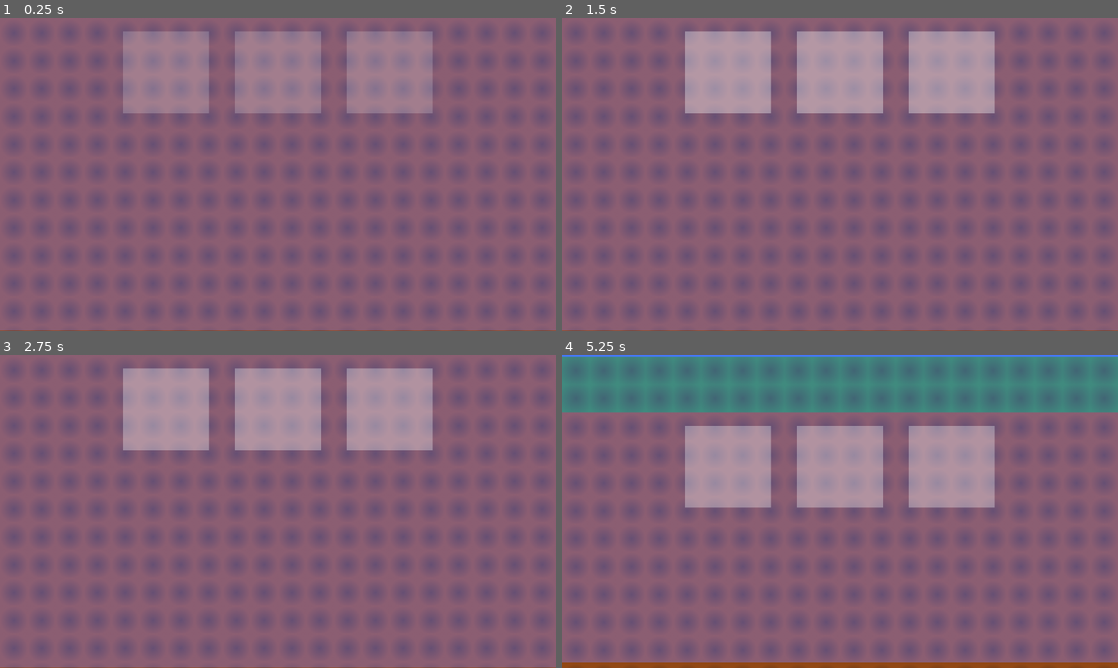
Above: before the commit, frames 1-4 (two rows, left to right).
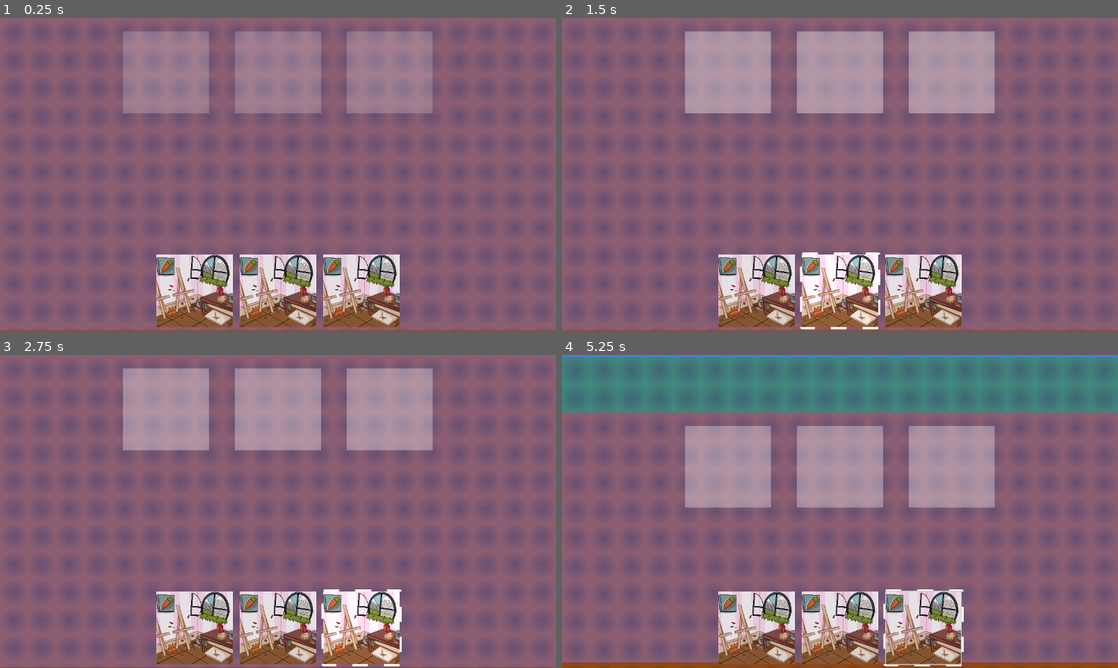
Above: after the commit, the same moments.

Repository: pauloBFalmeida/projetoProgramacaoAplicada
Game: Godot game, scene res://cenas/jogo/jogo.tscn
The game is run twice, just before and just after one commit, with the same random seed, the same clock (stepped at 60 frames per second) and the same inputs. This scene is started directly instead of the project's main scene.
Inputs (mouse positions are in pixels of both pictures, inside the frame that each line leads up to):
- Up to frame 1 (0.25 s): no input
- Up to frame 2 (1.5 s): click (756, 290) at 0.52 s; click (840, 290) at 1.27 s
- Up to frame 3 (2.75 s): click (361, 627) at 2.02 s
- Up to frame 4 (5.25 s): drag from (617, 408) to (840, 408) at 2.77 s; drag from (728, 408) to (951, 408) at 3.52 s; move the mouse to (840, 408) at 4.27 s; hold Up (ui_up) 4.28-5 s; click (840, 408) at 4.42 s; drag from (951, 452) to (728, 452) at 5.02 s

The runs differ from the first frame. In frame 1, 9.4% of the frame differs, in the area x 28-72%, y 75-99%; in frame 2, 9.7%; in frame 3, 9.7%; in frame 4, 9.7%, in the area x 28-73%, y 74-100%.

Commit message:
feat: Add botao de escolha de comodos

Diff:
--- /dev/null
+++ b/projetoGodot/minha_toca_minha_vida/cenas/jogo/UI/carta_comodo/button_comodo.gd
@@ -0,0 +1,14 @@
+class_name ButtonComodo
+extends Button
+
+@onready var rect_shader: TextureRect = %TextureRectShader
+
+func _ready() -> void:
+	rect_shader.hide()
+	pressed.connect(clicado)
+
+func clicado() -> void:
+	rect_shader.show()
+
+func desclicado() -> void:
+	rect_shader.hide()
--- /dev/null
+++ b/projetoGodot/minha_toca_minha_vida/cenas/jogo/UI/carta_comodo/button_comodo.tscn
@@ -0,0 +1,61 @@
+[gd_scene format=3 uid="uid://bt4hb2p4wi1so"]
+
+[ext_resource type="Texture2D" uid="uid://b0w4qbk321ky2" path="res://_debug/tempo_assets/tile_branco.png" id="1_xd3n1"]
+[ext_resource type="Texture2D" uid="uid://plbqcxxr3da4" path="res://assets/artes/comodos/resized_comodo_atelie.png" id="2_j8fg8"]
+[ext_resource type="Script" uid="uid://dddqhlabmnq3v" path="res://cenas/jogo/UI/carta_comodo/button_comodo.gd" id="2_jjaqy"]
+[ext_resource type="Shader" uid="uid://ii1on41hlm8g" path="res://cenas/jogo/UI/carta_comodo/comodo_outline.gdshader" id="3_jjaqy"]
+
+[sub_resource type="StyleBoxFlat" id="StyleBoxFlat_ypvnr"]
+bg_color = Color(0, 0, 0, 0.09803922)
+
+[sub_resource type="StyleBoxTexture" id="StyleBoxTexture_32vai"]
+texture = ExtResource("1_xd3n1")
+modulate_color = Color(1, 1, 1, 0.05882353)
+
+[sub_resource type="StyleBoxEmpty" id="StyleBoxEmpty_5gkso"]
+
+[sub_resource type="ShaderMaterial" id="ShaderMaterial_rsqol"]
+shader = ExtResource("3_jjaqy")
+shader_parameter/radius = 8.00000038
+shader_parameter/thickness = 7.0000003325
+shader_parameter/color = Color(1, 1, 1, 1)
+shader_parameter/dash_count = 10.0
+shader_parameter/dash_ratio = 0.5
+shader_parameter/speed = 0.8
+
+[node name="ButtonComodo" type="Button" unique_id=1703252365]
+custom_minimum_size = Vector2(172, 0)
+theme_override_styles/normal = SubResource("StyleBoxFlat_ypvnr")
+theme_override_styles/pressed = SubResource("StyleBoxTexture_32vai")
+theme_override_styles/hover = SubResource("StyleBoxEmpty_5gkso")
+icon_alignment = 1
+expand_icon = true
+script = ExtResource("2_jjaqy")
+
+[node name="TextureRectComodo" type="TextureRect" parent="." unique_id=854287253]
+show_behind_parent = true
+layout_mode = 1
+anchors_preset = 15
+anchor_right = 1.0
+anchor_bottom = 1.0
+grow_horizontal = 2
+grow_vertical = 2
+texture = ExtResource("2_j8fg8")
+expand_mode = 3
+stretch_mode = 5
+
+[node name="TextureRectShader" type="TextureRect" parent="TextureRectComodo" unique_id=1748295384]
+unique_name_in_owner = true
+material = SubResource("ShaderMaterial_rsqol")
+layout_mode = 1
+anchors_preset = 15
+anchor_right = 1.0
+anchor_bottom = 1.0
+offset_left = -4.330536
+offset_top = -5.0
+offset_right = 4.330536
+offset_bottom = 5.0
+grow_horizontal = 2
+grow_vertical = 2
+texture = ExtResource("1_xd3n1")
+expand_mode = 2
--- /dev/null
+++ b/projetoGodot/minha_toca_minha_vida/cenas/jogo/UI/carta_comodo/comodo_outline.gdshader
@@ -0,0 +1,60 @@
+shader_type canvas_item;
+
+uniform float radius : hint_range(0.0, 100.0) = 40.0;
+uniform float thickness : hint_range(0.0, 50.0) = 10.0;
+uniform vec4 color : source_color = vec4(1.0);
+uniform float dash_count : hint_range(1.0, 50.0) = 10.0;
+uniform float dash_ratio : hint_range(0.0, 1.0) = 0.5;
+uniform float speed = 0.8;
+
+float roundedBoxSDF(vec2 p, vec2 b, float r) {
+    vec2 q = abs(p) - b + r;
+    return length(max(q, 0.0)) + min(max(q.x, q.y), 0.0) - r;
+}
+
+void fragment() {
+    vec2 size = 1.0 / TEXTURE_PIXEL_SIZE;
+    vec2 p = (UV - 0.5) * size;
+    vec2 b = size * 0.5;
+    float r = min(radius, min(b.x, b.y));
+    float d = roundedBoxSDF(p, b, r);
+    float border_mask = smoothstep(0.5, -0.5, abs(d + thickness * 0.5) - thickness * 0.5);
+    vec2 inner = b - r;
+    float total_len = 4.0 * (inner.x + inner.y) + 2.0 * PI * r;
+    vec2 v = p;
+    vec2 q = abs(v) - inner;
+    float path_pos = 0.0;
+    if (q.x > 0.0 && q.y > 0.0) {
+        vec2 dir = sign(v);
+        vec2 center_offset = dir * inner;
+        vec2 rel = v - center_offset;
+        float angle = 0.0;
+        if (v.x > 0.0 && v.y < 0.0) {
+            angle = atan(rel.x, -rel.y);
+            path_pos = inner.x + angle * r;
+        } else if (v.x > 0.0 && v.y > 0.0) {
+            angle = atan(rel.y, rel.x);
+            path_pos = inner.x + (PI * 0.5 * r) + inner.y * 2.0 + angle * r;
+        } else if (v.x < 0.0 && v.y > 0.0) {
+            angle = atan(-rel.x, rel.y);
+            path_pos = inner.x + (PI * 1.0 * r) + inner.y * 2.0 + inner.x * 2.0 + angle * r;
+        } else {
+            angle = atan(-rel.y, -rel.x);
+            path_pos = inner.x + (PI * 1.5 * r) + inner.y * 2.0 + inner.x * 2.0 + inner.y * 2.0 + angle * r;
+        }
+    } else {
+        if (v.y <= -inner.y) {
+             if (v.x >= 0.0) path_pos = v.x;
+             else path_pos = total_len + v.x;
+        }
+        else if (v.x >= inner.x) path_pos = inner.x + (PI * 0.5 * r) + (v.y + inner.y);
+        else if (v.y >= inner.y) path_pos = inner.x + (PI * 1.0 * r) + inner.y * 2.0 + (inner.x - v.x);
+        else if (v.x <= -inner.x) path_pos = inner.x + (PI * 1.5 * r) + inner.x * 2.0 + inner.y * 2.0 + (inner.y - v.y);
+    }
+    float normalized_path = path_pos / total_len;
+    float segment = 1.0 / max(1.0, dash_count);
+    float dash_offset = TIME * (speed * 0.1);
+    float dash_mod = mod(normalized_path + dash_offset, segment) / segment;
+    float dash_mask = step(dash_mod, dash_ratio);
+    COLOR = vec4(color.rgb, color.a * border_mask * dash_mask);
+}
--- /dev/null
+++ b/projetoGodot/minha_toca_minha_vida/cenas/jogo/UI/escolha_comodos.gd
@@ -0,0 +1,14 @@
+extends Control
+
+@onready var h_box: HBoxContainer = $HBox
+
+func _ready() -> void:
+	for c in h_box.get_children():
+		var comodo := c as ButtonComodo
+		comodo.pressed.connect(_desativar_outros.bind(comodo))
+
+func _desativar_outros(comodo_ativado : ButtonComodo) -> void:
+	for c in h_box.get_children():
+		var comodo := c as ButtonComodo
+		if comodo != comodo_ativado:
+			comodo.desclicado()
--- a/projetoGodot/minha_toca_minha_vida/cenas/jogo/UI/ui_jogo.tscn
+++ b/projetoGodot/minha_toca_minha_vida/cenas/jogo/UI/ui_jogo.tscn
@@ -1,6 +1,8 @@
 [gd_scene format=3 uid="uid://devghcyxloprj"]
 
 [ext_resource type="Script" uid="uid://d226hfux6licv" path="res://cenas/jogo/UI/movimento_camera.gd" id="1_rtvhy"]
+[ext_resource type="PackedScene" uid="uid://bt4hb2p4wi1so" path="res://cenas/jogo/UI/carta_comodo/button_comodo.tscn" id="2_s4l40"]
+[ext_resource type="Script" uid="uid://c03d3bjbg1qvm" path="res://cenas/jogo/UI/escolha_comodos.gd" id="2_ypvnr"]
 
 [node name="UI" type="CanvasLayer" unique_id=1303200733]
 
@@ -12,3 +14,38 @@
 grow_horizontal = 2
 grow_vertical = 2
 script = ExtResource("1_rtvhy")
+metadata/_edit_lock_ = true
+
+[node name="EscolhaComodos" type="Control" parent="." unique_id=1542617890]
+layout_mode = 3
+anchors_preset = 12
+anchor_top = 1.0
+anchor_right = 1.0
+anchor_bottom = 1.0
+offset_top = -176.0
+offset_bottom = -9.0
+grow_horizontal = 2
+grow_vertical = 0
+mouse_filter = 2
+script = ExtResource("2_ypvnr")
+
+[node name="HBox" type="HBoxContainer" parent="EscolhaComodos" unique_id=327750761]
+layout_mode = 1
+anchors_preset = 15
+anchor_right = 1.0
+anchor_bottom = 1.0
+offset_left = 218.0
+offset_right = -218.0
+grow_horizontal = 2
+grow_vertical = 2
+theme_override_constants/separation = 20
+alignment = 1
+
+[node name="ButtonComodo" parent="EscolhaComodos/HBox" unique_id=1703252365 instance=ExtResource("2_s4l40")]
+layout_mode = 2
+
+[node name="ButtonComodo2" parent="EscolhaComodos/HBox" unique_id=1062244610 instance=ExtResource("2_s4l40")]
+layout_mode = 2
+
+[node name="ButtonComodo3" parent="EscolhaComodos/HBox" unique_id=503860771 instance=ExtResource("2_s4l40")]
+layout_mode = 2
Not shown, added: projetoGodot/minha_toca_minha_vida/cenas/jogo/UI/carta_comodo/button_comodo.gd.uid
Not shown, added: projetoGodot/minha_toca_minha_vida/cenas/jogo/UI/carta_comodo/comodo_outline.gdshader.uid
Not shown, added: projetoGodot/minha_toca_minha_vida/cenas/jogo/UI/escolha_comodos.gd.uid
